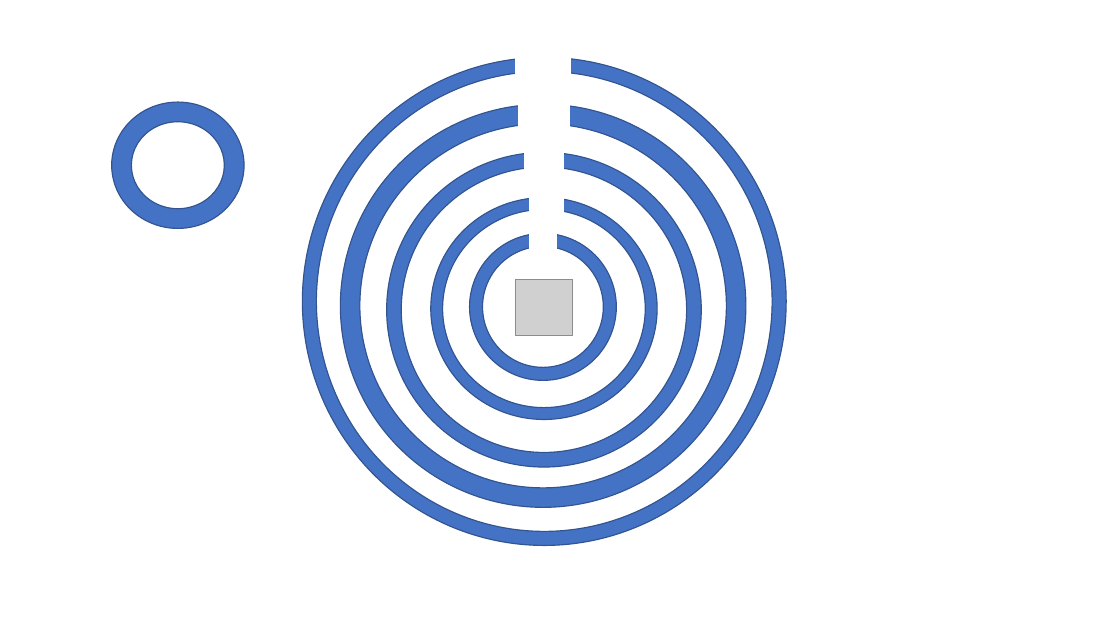
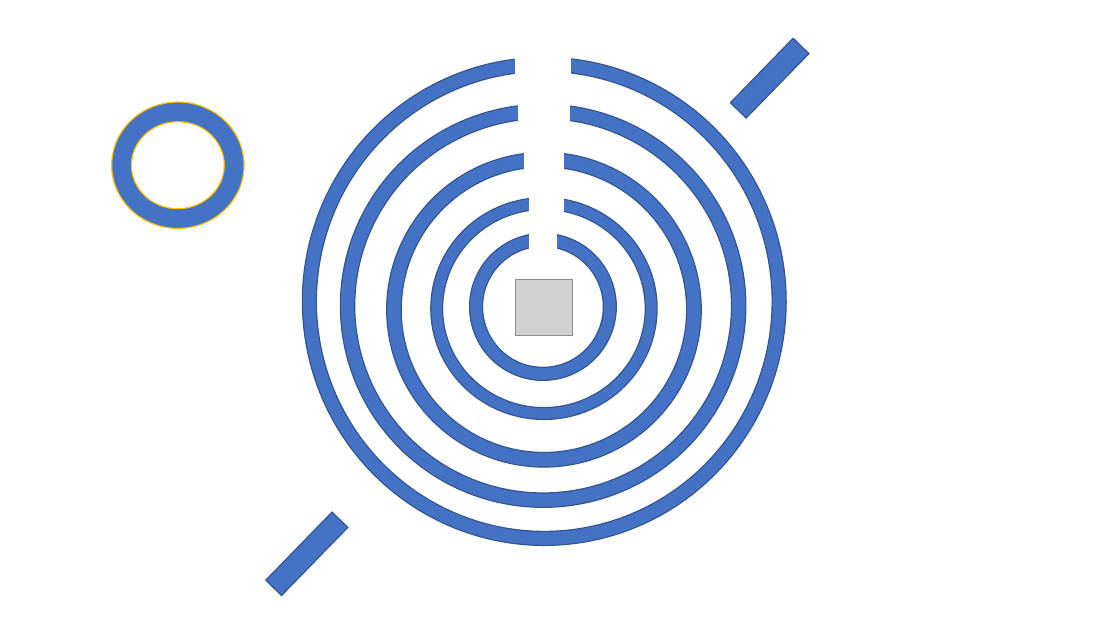
Before and after one commit to RIDENTEM/ppJam2019, a slide deck: slide 4 of ppJam.pptm (slide 3 before the commit). Drawn at 1120x630 pixels with LibreOffice and Linux fonts; fonts in the diff are those of the drawing; grey boxes stand for pictures. Boxes give left, top, right and bottom in pixels: in the first picture for what was removed or moved away, otherwise in the second. Text is boxed around its words. In the diff, an @@ line names an element or a change of style, - is before the commit and + after.

```diff
--- a/ppJam.pptm
+++ b/ppJam.pptm
@@ rectangle added at (730,38,809,118), fill #4472C4, outline #325491 1 pt @@
@@ donut at (112,103,245,229): outline #325491 1 pt to #FFC000 1 pt @@
@@ donut at (340,104,746,507): proportions changed @@
@@ rectangle added at (266,512,348,596), fill #4472C4, outline #325491 1 pt @@
```
Also in this commit, not shown: 1 other slide changed, 5 slides added, 2 slides removed.
